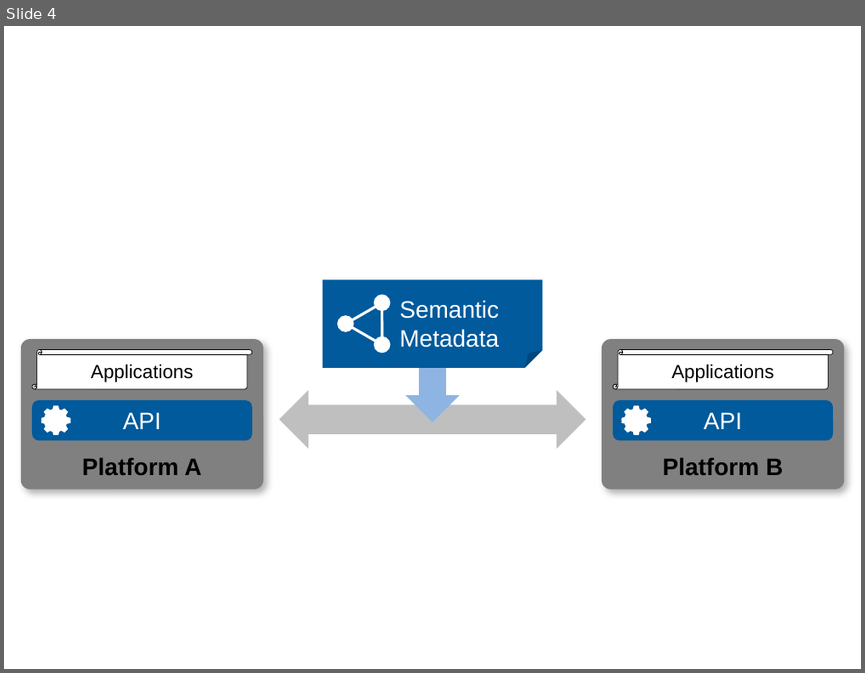
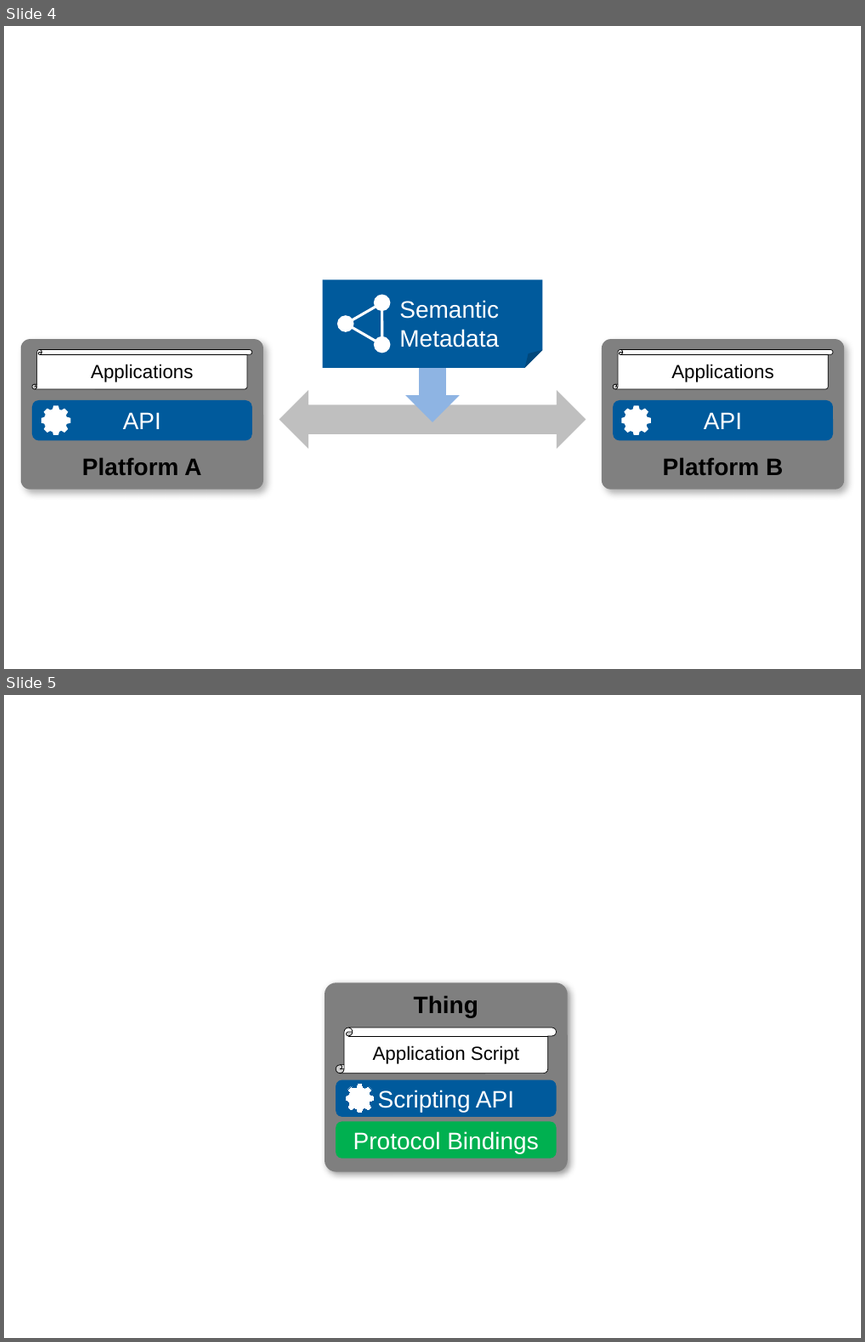
Before and after one commit to w3c/wot-charter-drafts, a slide deck: wot-wg-2016-figure.pptx. Shown one above the other, each under a label of ours: slide 4 before the commit, slides 4 and 5 after it. The pictures are 865x673 and 865x1342 pixels, drawn with LibreOffice and Linux fonts; fonts in the diff are those of the drawing. Boxes give left, top, right and bottom in pixels: in the first picture for what was removed or moved away, otherwise in the second. Text is boxed around its words. In the diff, an @@ line names an element or a change of style, - is before the commit and + after.

Commit message:
Print-ready PDF/x

```diff
--- a/wot-wg-2016-figure.pptx
+++ b/wot-wg-2016-figure.pptx
@@ slide 5 added at (x1=4, y1=695, x2=861, y2=1338), background #FFFFFF @@
@@ group added at (x1=324, y1=983, x2=567, y2=1171): 3 rounded rectangles, 1 vertical scroll, 1 freeform shape @@
+Thing
+Protocol Bindings
+Scripting API
+Application Script
```
